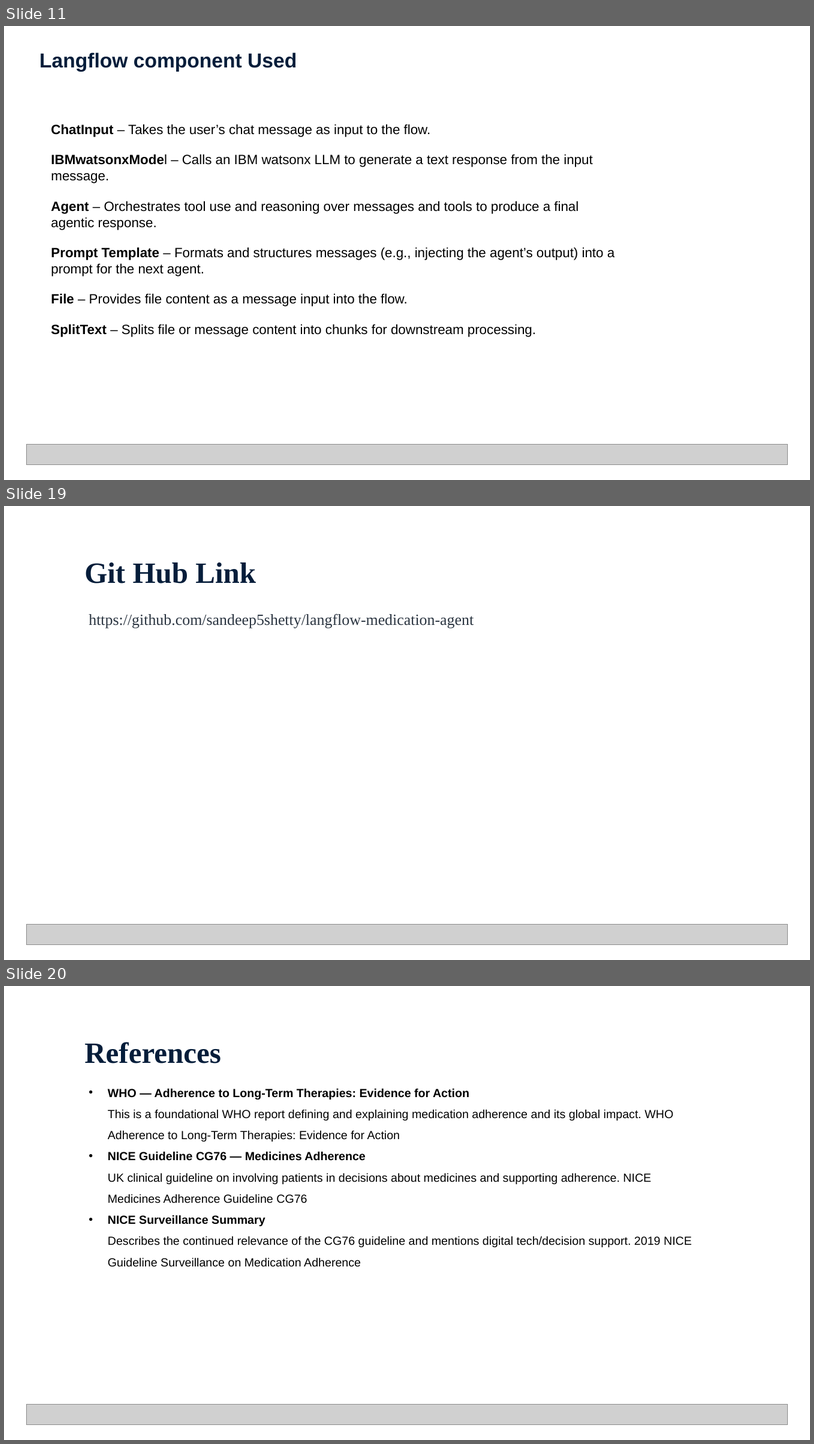
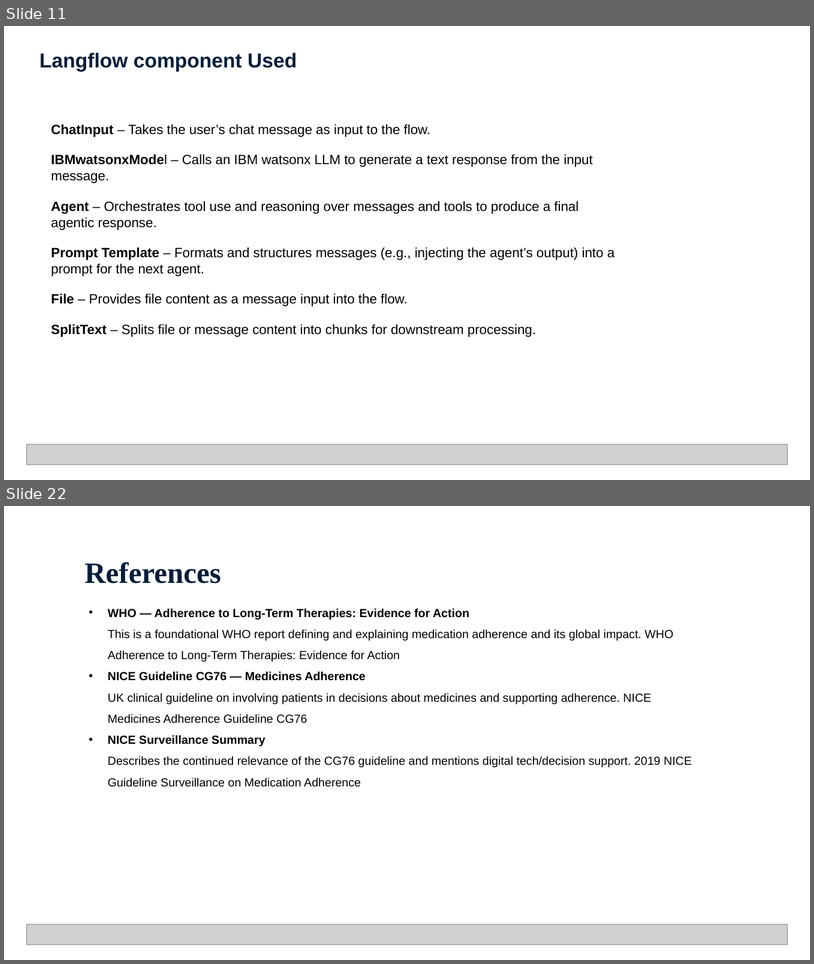
Before and after one commit to sandeep5shetty/langflow-medication-agent, a slide deck: Hackthon Project Presentation.pptx. Shown one above the other, each under a label of ours: slides 11, 19 and 20 before the commit, slides 11 and 22 after it; the slides between them are not shown. The pictures are 814x1444 and 814x964 pixels, drawn with LibreOffice and Linux fonts; fonts in the diff are those of the drawing; grey boxes stand for pictures. Boxes give left, top, right and bottom in pixels: in the first picture for what was removed or moved away, otherwise in the second. Text is boxed around its words. In the diff, an @@ line names an element or a change of style, - is before the commit and + after.

```diff
--- a/Hackthon Project Presentation.pptx
+++ b/Hackthon Project Presentation.pptx
@@ slide 19 removed at <box>4,506,810,960</box>, background #FFFFFF @@
@@ text removed at <box>84,562,256,583</box> @@
-Git Hub Link
@@ text removed at <box>89,613,474,628</box> @@
-https://github.com/sandeep5shetty/langflow-medication-agent
@@ picture removed at <box>26,924,789,945</box> @@
@@ what was slide 20 is now slide 22 @@
```
Also in this commit, not shown: 9 slides changed, 6 slides added, 3 other slides removed.
